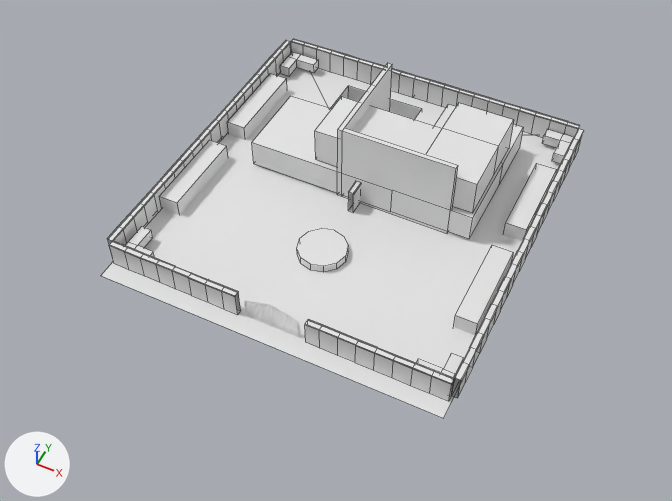
Renders of the Blender file New game/Courtyard.blend from each side of a commit.
Before and after are seen from a 50 mm lens placed at (16.0, -34.8, 38.5), pointed at (0.1, -3.1, -1.2). Every picture has the same lights, and +X, +Y and +Z are marked at lower left. Mesh edges are drawn as thin lines on the coarser meshes. The same objects are shown in both versions, whatever each file hides.

The first picture shows 'Cube.004', 'Fountian', 'Hedge', 'L hedg', 'Plane', 'Save', 'Save.001', 'Save.002', 'Save.003', 'hOUSE BLOCKOUT'.
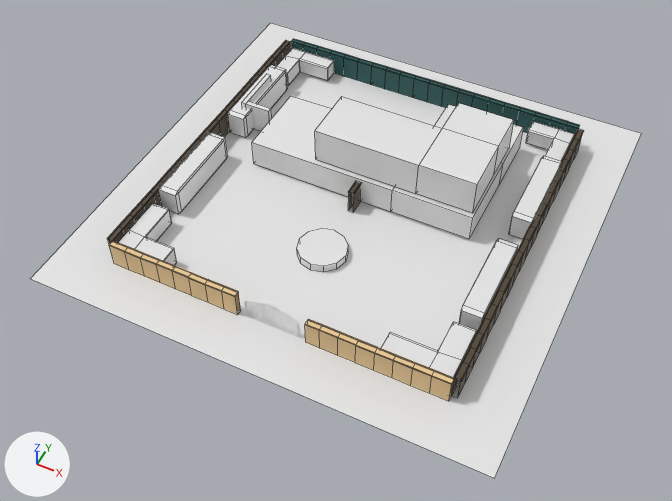
Where the newer file only moved an object's origin or applied its transform, the numbers keep the older frame.

What changed in the scene script:
```text
Change me_cube_001:
    where me_cube_001.from_pydata(...)  # 24 vertices, 12 faces; spans x -0.19..0.19, y 0.0..1.0, z 0.0..1.79
    add me_cube_001.materials.append(mat_pillar)  # brown #514432
Change me_cube_009:
    where me_cube_009.from_pydata(...)  # 108 vertices, 96 faces; spans x -0.19..0.19, y -4.0..3.81, z 0.0..1.79
    add me_cube_009.materials.append(mat_wall)  # beige #ebc892
Change me_cube_013:
    where me_cube_013.from_pydata(...)  # 252 vertices, 240 faces; spans x -0.2..0.2, y -18.9..0.7, z 0.0..1.8
    add me_cube_013.materials.append(mat_gate)  # dark cyan #1a5957
Change me_plane:
    where me_plane.from_pydata(...)  # 12 vertices, 7 faces; spans x -10.0..10.0, y -11.3..11.3, z -2.4..0.0
    verts and faces of me_plane; kept vertices keep their numbers, new ones are numbered from 12
    me_plane part 7
    add delete_vertices([*range(0, 12)])  # with the faces that use them
    add verts[12] = (-1.0, -1.0, 0.0)  # pixel (30, 278)
    add verts[13] = (1.0, -1.0, 0.0)  # pixel (494, 478)
    add verts[14] = (-1.0, 1.0, 0.0)  # pixel (270, 22)
    add verts[15] = (1.0, 1.0, 0.0)  # pixel (641, 133)
    add faces += [(12, 13, 15, 14)]
Change me_cube_007:
    where me_cube_007.from_pydata(...)  # 16 vertices, 12 faces; spans x -1.3..5.6, y -1.0..45.0, z -1.0..4.0
    used by ob_cube_004; location = (0.0, 0.03, 1.01); scale = (1.0, 0.144, 1.0)
    me_cube_007 part 1: the loose piece of 8 vertices spanning x -1.0..5.6, y -1.0..1.0, z -1.0..4.0 is scaled about its middle by (0.243, 1, 0.804), then moved by (-2.5, 0.0, -0.5)
    me_cube_007 part 2: the loose piece of 8 vertices spanning x -1.3..-1.0, y -1.0..45.0, z -1.0..4.0 is scaled about its middle by (1, 0.474, 0.804), then moved by (0.0, -12.1, -0.5)
Change me_cube_006:
    where me_cube_006.from_pydata(...)  # 64 vertices, 56 faces; spans x -1.1..22.9, y -1.0..58.8, z -1.0..1.0
    used by ob_l_hedg; location = (-9.31, 9.04, 0.55); rotation_euler = (0.0, 0.0, -1.571), in degrees (0, 0, -90); scale = (0.828, 0.323, 0.323)
    me_cube_006 part 3: the loose piece of 16 vertices spanning x -1.0..1.0, y -1.0..5.0, z -1.0..1.0 is scaled about its middle by 1.6, then moved by (0.5, 1.8, 0.0)
    me_cube_006 part 4: the loose piece of 16 vertices spanning x 20.5..22.8, y -0.6..4.5, z -1.0..1.0 is scaled about its middle by 1.8, then moved by (-0.9, 1.3, 0.0)
    me_cube_006 part 5: the loose piece of 16 vertices spanning x -1.1..1.2, y 53.7..58.8, z -1.0..1.0 is scaled about its middle by 1.6, then moved by (0.7, -1.4, 0.0)
    me_cube_006 part 6: the loose piece of 16 vertices spanning x 20.9..22.9, y 52.7..58.8, z -1.0..1.0 is scaled about its middle by 1.97, then moved by (-0.9, -2.7, 0.0)
Change ob_plane:
    ob_plane.scale: (1.0, 1.0, 1.0) -> (13.2, 13.2, 13.2)
Change ob_cube_004:
    ob_cube_004.location: (0.0, 0.03, 1.01) -> (-7.89, 2.76, 0.65)
    ob_cube_004.scale: (1.0, 0.144, 1.0) -> (1.0, 0.144, 0.455)
Change ob_l_hedg:
    ob_l_hedg.location: (-9.31, 9.04, 0.55) -> (-9.31, 9.04, 0.67)
    add _m = ob_l_hedg.modifiers.new('Bevel', 'BEVEL')
Change ob_hedge:
    ob_hedge.location: (-9.24, -2.93, 0.0) -> (-9.24, -2.93, 0.85)
    ob_hedge.scale: (0.608, 2.69, 1.0) -> (0.615, 2.73, 0.827)
    add _m = ob_hedge.modifiers.new('Bevel', 'BEVEL')
```

Pixel boxes (x1, y1, x2, y2) of what changed, in the pictures (672 x 501 px; the box of a moved part takes in the faces that stretch with it):
'Plane', reshaped, rescaled (33% wider, 30% taller): before (101, 68, 560, 418); after (31, 23, 642, 478)
'Cube.004', reshaped, moved, rescaled (75% narrower, 66% shorter): before (337, 63, 458, 234); after (242, 74, 272, 131)
'Hedge', moved, rescaled, modifiers changed: before (159, 73, 557, 335); after (158, 65, 562, 333)
'Save.001', recoloured: (107, 40, 584, 398) in both
'L hedg', reshaped, moved, modifiers changed: before (125, 52, 573, 383); after (118, 48, 575, 389)
'Save.002', recoloured (grey to beige): (109, 241, 454, 401) in both
'Save.003', recoloured (grey to cyan): (291, 39, 580, 138) in both
'Save', recoloured: (348, 182, 361, 212) in both
part 1 of me_cube_007, moved or reshaped: before (342, 128, 458, 234); after (246, 101, 272, 131)
part 2 of me_cube_007, moved or reshaped: before (337, 63, 392, 196); after (242, 74, 271, 108)
part 3 of me_cube_006, moved or reshaped: before (280, 52, 318, 76); after (276, 48, 334, 86)
part 4 of me_cube_006, moved or reshaped: before (125, 226, 155, 258); after (118, 203, 177, 265)
part 5 of me_cube_006, moved or reshaped: before (542, 129, 573, 164); after (526, 121, 575, 161)
part 6 of me_cube_006, moved or reshaped: before (416, 353, 463, 383); after (381, 322, 477, 389)
